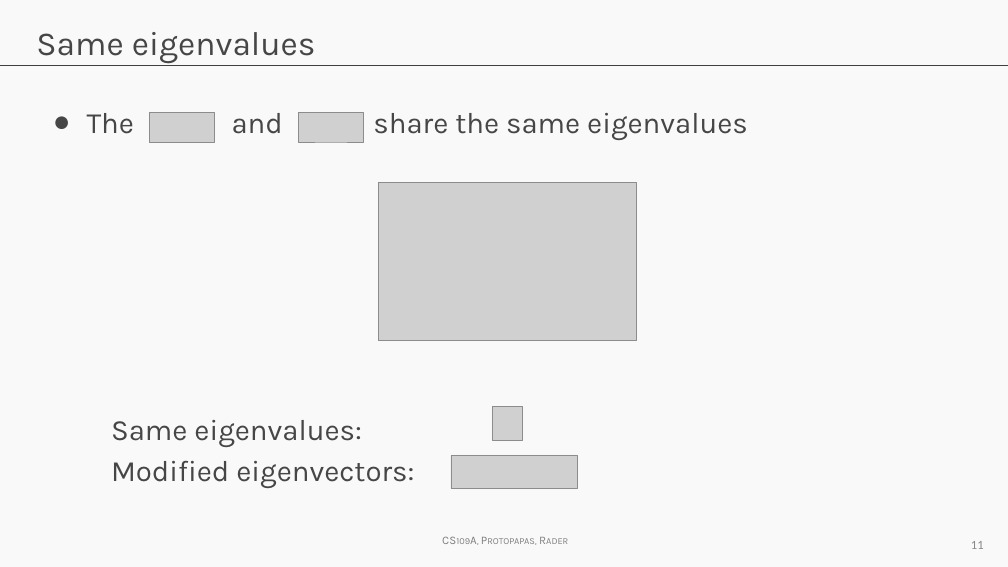
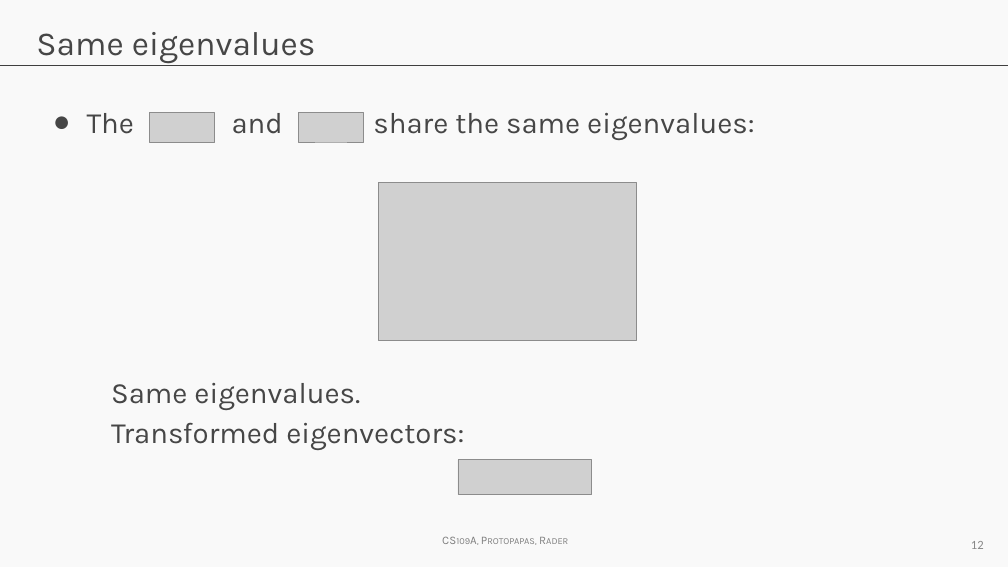
Before and after one commit to Harvard-IACS/2018-CS109A, a slide deck: slide 12 of content/a-sections/a-sec-4/Adv_Section4_Slides_PCA.pptx (slide 11 before the commit). Drawn at 1008x567 pixels with LibreOffice and Linux fonts; fonts in the diff are those of the drawing; grey boxes stand for pictures; background and template pictures are left out. Boxes give left, top, right and bottom in pixels: in the first picture for what was removed or moved away, otherwise in the second. Text is boxed around its words. In the diff, an @@ line names an element or a change of style, - is before the commit and + after.

```diff
--- a/content/a-sections/a-sec-4/Adv_Section4_Slides_PCA.pptx
+++ b/content/a-sections/a-sec-4/Adv_Section4_Slides_PCA.pptx
@@ text at box(87, 113, 754, 140): text changed @@
-● The and share the same eigenvalues
+● The and share the same eigenvalues:
@@ text at box(111, 383, 464, 450): text changed @@
-Same eigenvalues:
-Modified eigenvectors:
+Same eigenvalues.
+Transformed eigenvectors:
@@ picture removed at box(492, 407, 523, 440) @@
@@ picture: place and size @@
-picture at box(451, 455, 577, 488)
+picture at box(458, 460, 592, 495)
@@ page number at box(971, 541, 984, 549): text changed @@
-11
+12
```
Also in this commit, not shown: 21 other slides changed, 2 slides added, 1 slide removed, 1 other file.
